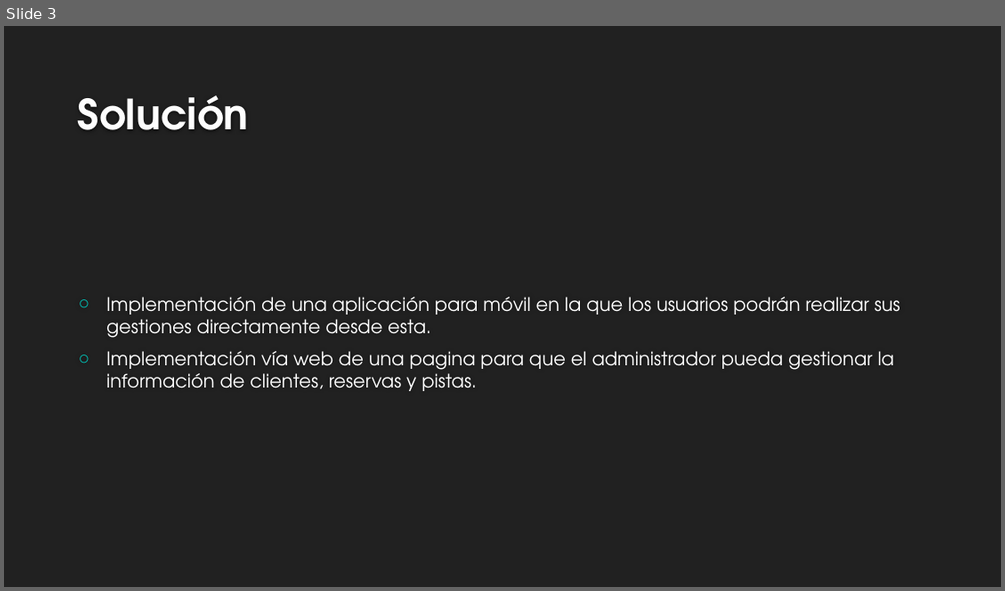
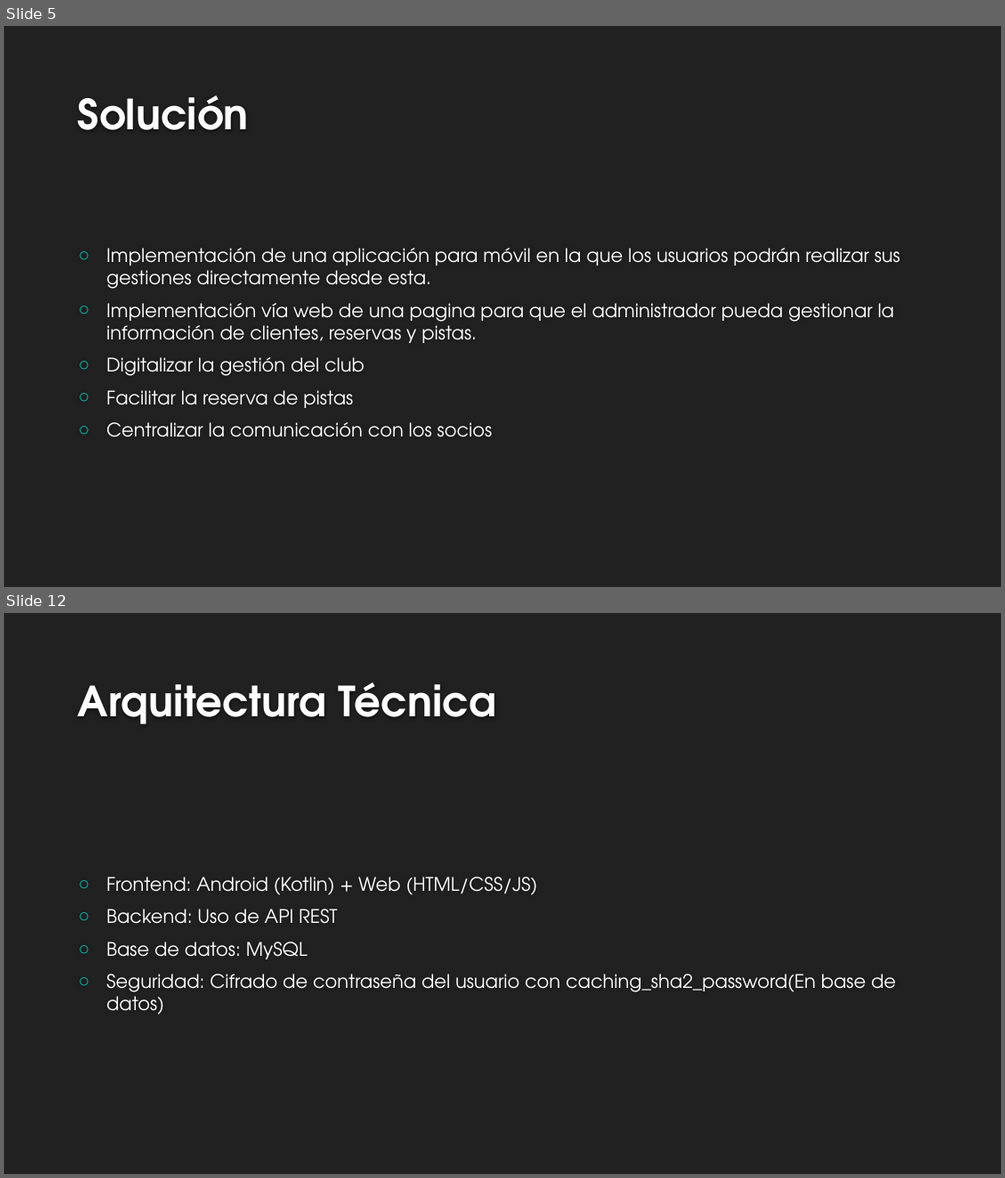
Before and after one commit to davidborja732/Curso_25-26_2, a slide deck: Proyecto Intermodular/Presentacion Ejecutiva/Presentación ejecutiva proyecto Inter modular.pptx. Shown one above the other, each under a label of ours: slide 3 before the commit, slides 5 and 12 after it; the slides between them are not shown. The pictures are 1005x591 and 1005x1178 pixels, drawn with LibreOffice and Linux fonts; fonts in the diff are those of the drawing; background and template pictures are left out. Boxes give left, top, right and bottom in pixels: in the first picture for what was removed or moved away, otherwise in the second. Text is boxed around its words. In the diff, an @@ line names an element or a change of style, - is before the commit and + after.

```diff
--- a/Proyecto Intermodular/Presentacion Ejecutiva/Presentación ejecutiva proyecto Inter modular.pptx
+++ b/Proyecto Intermodular/Presentacion Ejecutiva/Presentación ejecutiva proyecto Inter modular.pptx
@@ slide 12 added at (4, 613, 1001, 1174), background #212121 @@
@@ title added at (78, 682, 496, 724), 40 pt, text #FEFEFE, bold @@
+Arquitectura Técnica
@@ text added at (106, 876, 896, 1014), 18 pt, text #FFFFFF @@
+○ Frontend: Android (Kotlin) + Web (HTML/CSS/JS)
+○ Backend: Uso de API REST
+○ Base de datos: MySQL
+○ Seguridad: Cifrado de contraseña del usuario con caching_sha2_password(En base de datos)
@@ what was slide 3 is now slide 5 @@
@@ slide 5 changed as well @@
@@ text at (106, 357, 493, 437): paragraphs added @@
+○ Digitalizar la gestión del club
+○ Facilitar la reserva de pistas
+○ Centralizar la comunicación con los socios
```
Also in this commit, not shown: 2 other slides changed, 8 other slides added, 4 other files.
